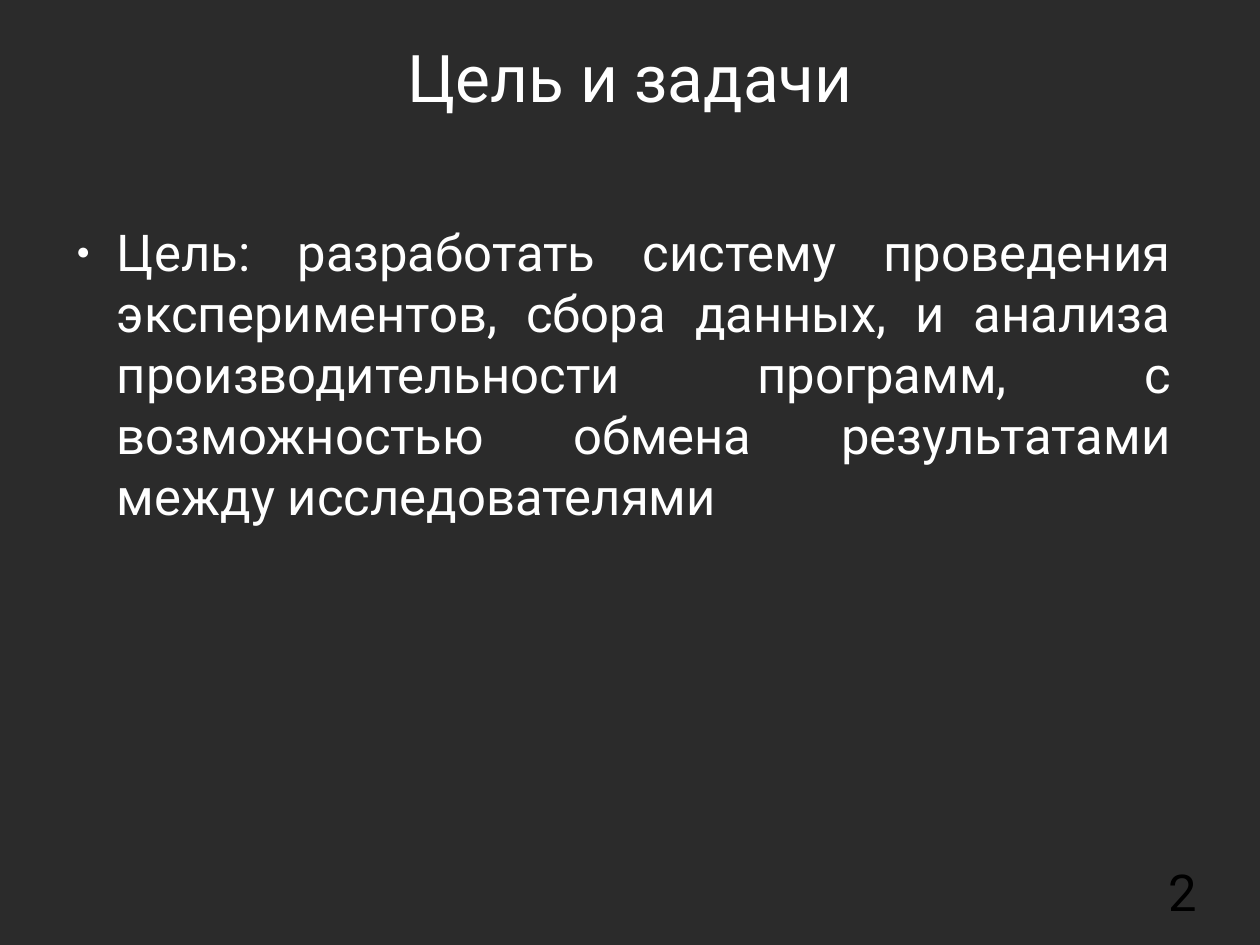
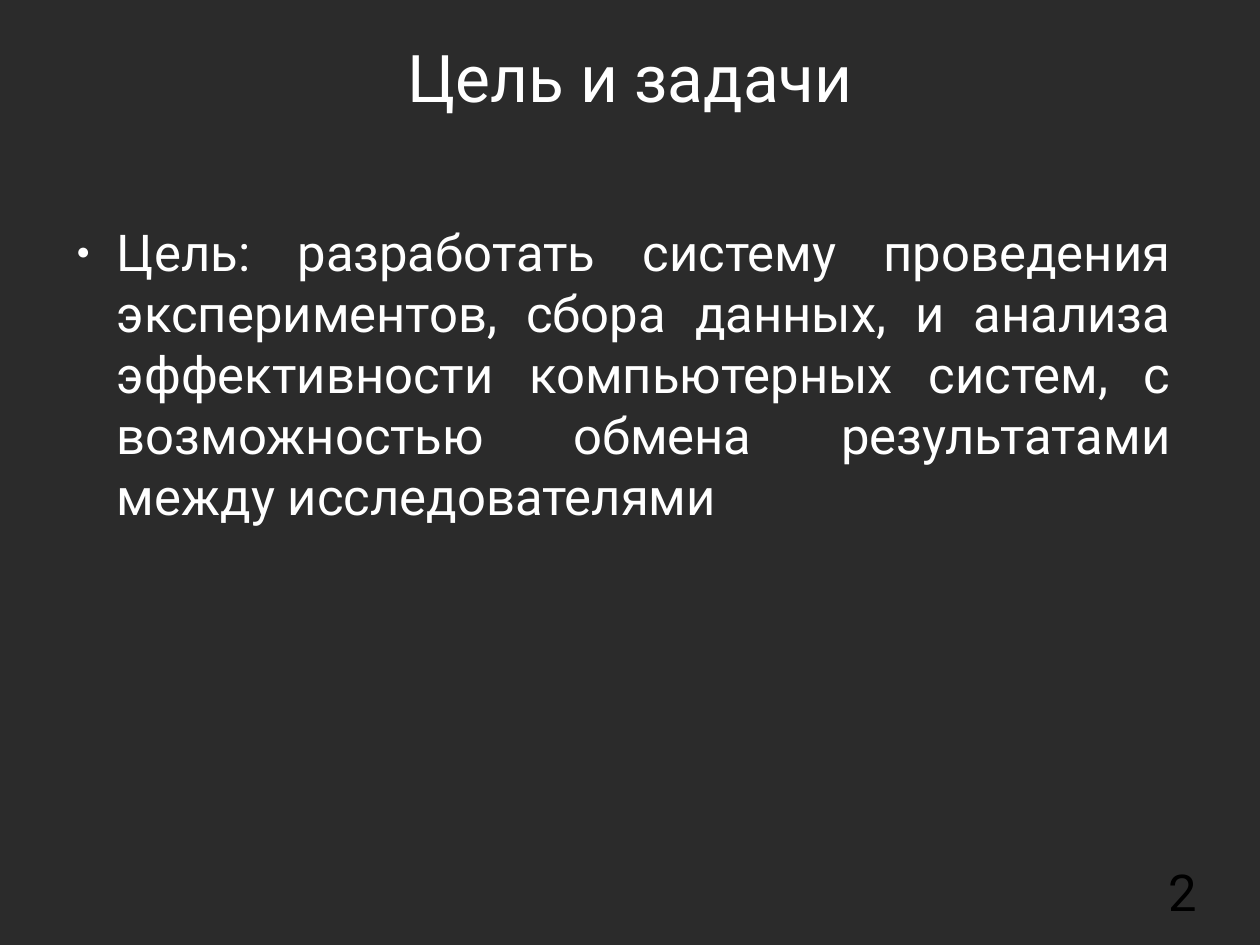
Before and after one commit to mkpankov/adaptor, a slide deck: slide 2 of diploma/defense/keynote.odp. Drawn at 1260x945 pixels with LibreOffice and Linux fonts; fonts in the diff are those of the drawing; background and template pictures are left out; a plain dark background stands for a picture behind light text. Boxes give left, top, right and bottom in pixels: in the first picture for what was removed or moved away, otherwise in the second. Text is boxed around its words. In the diff, an @@ line names an element or a change of style, - is before the commit and + after.

```diff
--- a/diploma/defense/keynote.odp
+++ b/diploma/defense/keynote.odp
@@ text at box(117, 232, 1171, 526): text changed @@
-● Цель: разработать систему проведения экспериментов, сбора данных, и анализа производительности программ, с возможностью обмена результатами между исследователями
+● Цель: разработать систему проведения экспериментов, сбора данных, и анализа эффективности компьютерных систем, с возможностью обмена результатами между исследователями
```
Also in this commit, not shown: 4 other slides changed, 9 slides added, 2 slides removed.
